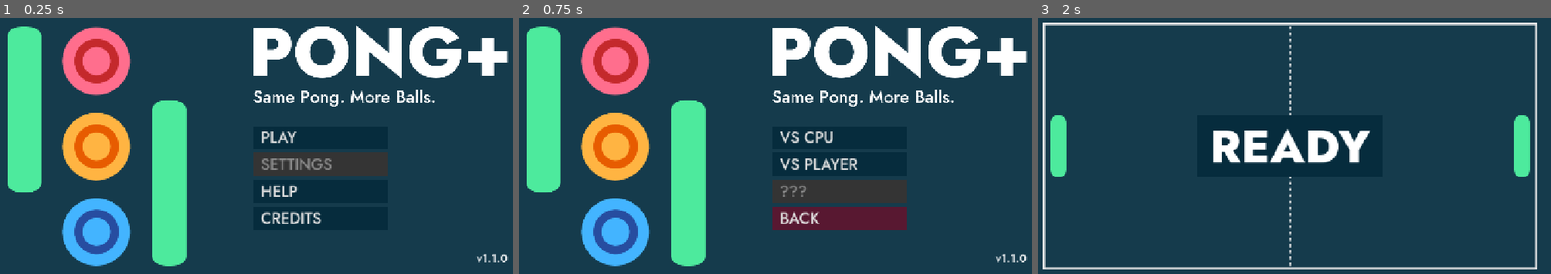
Above: before the commit, frames 1-3 (left to right).
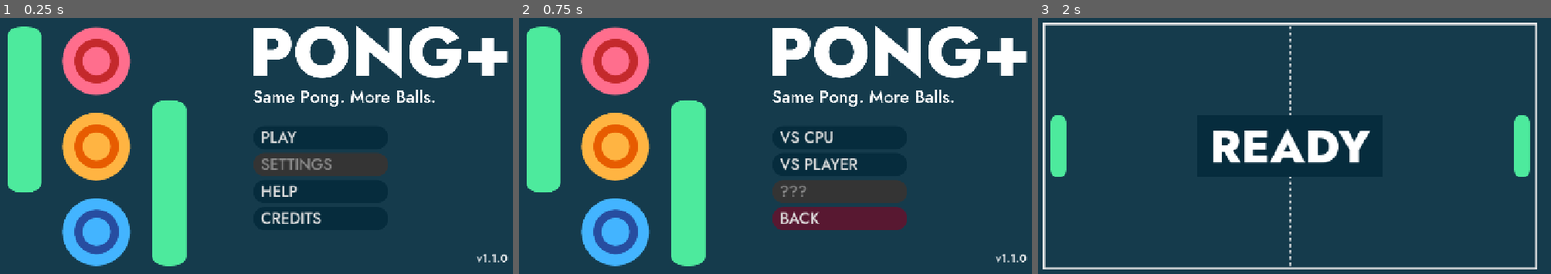
Above: after the commit, the same moments.

Repository: cf-Le3/pong-plus
Game: Godot game, scene res://general/main/main.tscn
The game is run twice, just before and just after one commit, with the same random seed, the same clock (stepped at 60 frames per second) and the same inputs.
Inputs:
- Up to frame 1 (0.25 s): no input
- Up to frame 2 (0.75 s): click "PLAY" at 0.5 s
- Up to frame 3 (2 s): click "VS CPU" at 1.25 s

The runs differ from the first frame. In frame 1, less than 0.1% of the frame differs, in the area x 49-76%, y 52-62%; in frame 2, 0.1%, in the area x 49-76%, y 63-83%; in frame 3, nothing differs.

Commit message:
Change button themes
Made button corners rounded.

Diff:
--- a/Pong Plus/general/themes/button_cancel.tres
+++ b/Pong Plus/general/themes/button_cancel.tres
@@ -5,22 +5,42 @@
 [sub_resource type="StyleBoxFlat" id="StyleBoxFlat_rs7qm"]
 content_margin_left = 32.0
 bg_color = Color(0.858824, 0.329412, 0.52549, 1)
+corner_radius_top_left = 32
+corner_radius_top_right = 32
+corner_radius_bottom_right = 32
+corner_radius_bottom_left = 32
 
 [sub_resource type="StyleBoxFlat" id="StyleBoxFlat_yhnvk"]
 content_margin_left = 32.0
 bg_color = Color(0.859095, 0.329469, 0.525625, 1)
+corner_radius_top_left = 32
+corner_radius_top_right = 32
+corner_radius_bottom_right = 32
+corner_radius_bottom_left = 32
 
 [sub_resource type="StyleBoxFlat" id="StyleBoxFlat_eo7t3"]
 content_margin_left = 32.0
 bg_color = Color(0.858824, 0.329412, 0.52549, 1)
+corner_radius_top_left = 32
+corner_radius_top_right = 32
+corner_radius_bottom_right = 32
+corner_radius_bottom_left = 32
 
 [sub_resource type="StyleBoxFlat" id="StyleBoxFlat_tnu8d"]
 content_margin_left = 16.0
 bg_color = Color(0.347618, 0.0937091, 0.191388, 1)
+corner_radius_top_left = 32
+corner_radius_top_right = 32
+corner_radius_bottom_right = 32
+corner_radius_bottom_left = 32
 
 [sub_resource type="StyleBoxFlat" id="StyleBoxFlat_c2xpq"]
 content_margin_left = 16.0
 bg_color = Color(0.858824, 0.329412, 0.52549, 1)
+corner_radius_top_left = 32
+corner_radius_top_right = 32
+corner_radius_bottom_right = 32
+corner_radius_bottom_left = 32
 
 [resource]
 Button/font_sizes/font_size = 32
--- a/Pong Plus/general/themes/button_normal.tres
+++ b/Pong Plus/general/themes/button_normal.tres
@@ -5,26 +5,50 @@
 [sub_resource type="StyleBoxFlat" id="StyleBoxFlat_c22pl"]
 content_margin_left = 16.0
 bg_color = Color(0.205117, 0.205117, 0.205117, 1)
+corner_radius_top_left = 32
+corner_radius_top_right = 32
+corner_radius_bottom_right = 32
+corner_radius_bottom_left = 32
 
 [sub_resource type="StyleBoxFlat" id="StyleBoxFlat_rgnv2"]
 content_margin_left = 32.0
 bg_color = Color(0.192157, 0.521569, 0.560784, 1)
+corner_radius_top_left = 32
+corner_radius_top_right = 32
+corner_radius_bottom_right = 32
+corner_radius_bottom_left = 32
 
 [sub_resource type="StyleBoxFlat" id="StyleBoxFlat_rv26h"]
 content_margin_left = 32.0
 bg_color = Color(0.192157, 0.521569, 0.560784, 1)
+corner_radius_top_left = 32
+corner_radius_top_right = 32
+corner_radius_bottom_right = 32
+corner_radius_bottom_left = 32
 
 [sub_resource type="StyleBoxFlat" id="StyleBoxFlat_hcn4g"]
 content_margin_left = 32.0
 bg_color = Color(0.192157, 0.521569, 0.560784, 1)
+corner_radius_top_left = 32
+corner_radius_top_right = 32
+corner_radius_bottom_right = 32
+corner_radius_bottom_left = 32
 
 [sub_resource type="StyleBoxFlat" id="StyleBoxFlat_ligjq"]
 content_margin_left = 16.0
 bg_color = Color(0.0235294, 0.172549, 0.239216, 1)
+corner_radius_top_left = 32
+corner_radius_top_right = 32
+corner_radius_bottom_right = 32
+corner_radius_bottom_left = 32
 
 [sub_resource type="StyleBoxFlat" id="StyleBoxFlat_07mvf"]
 content_margin_left = 16.0
 bg_color = Color(0.192157, 0.521569, 0.560784, 1)
+corner_radius_top_left = 32
+corner_radius_top_right = 32
+corner_radius_bottom_right = 32
+corner_radius_bottom_left = 32
 
 [resource]
 Button/font_sizes/font_size = 32
